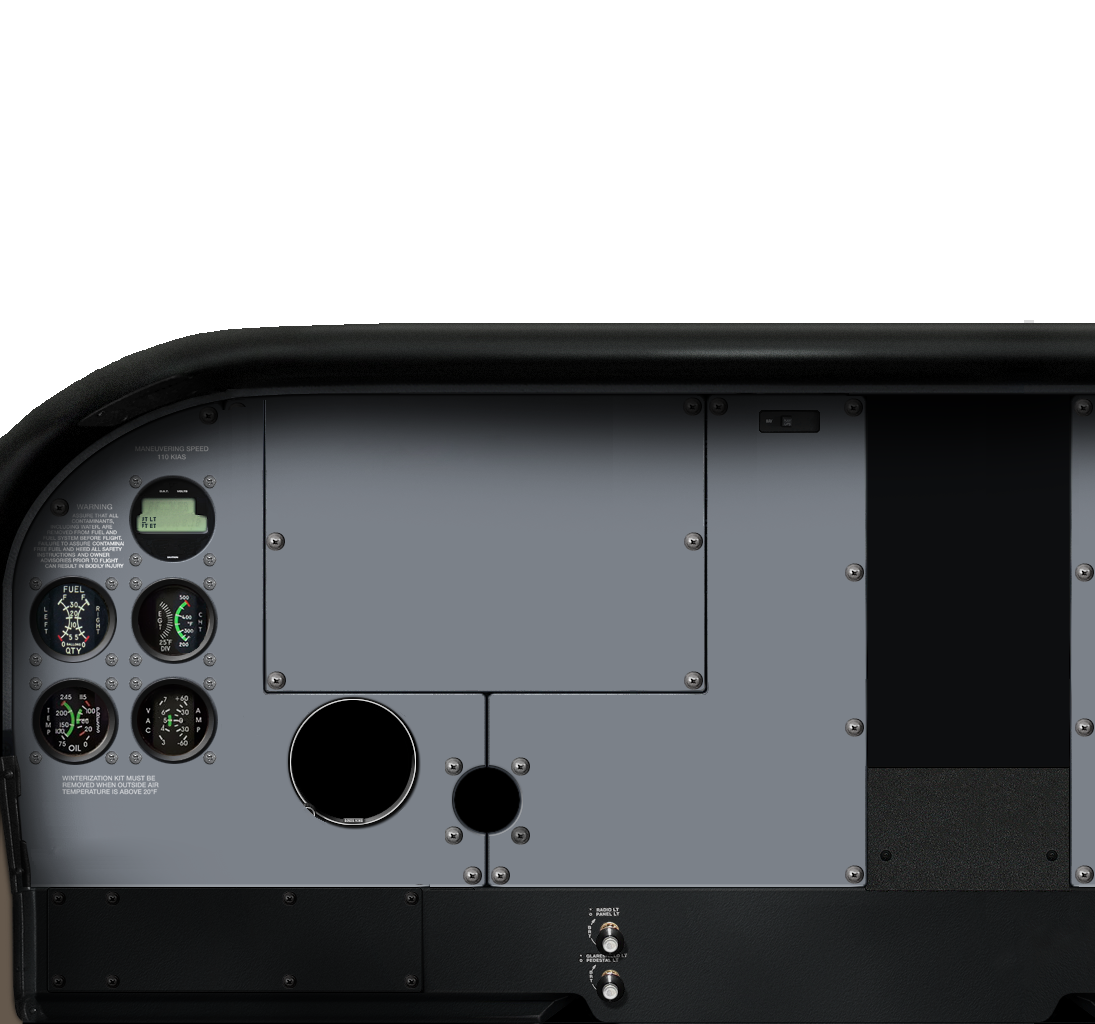
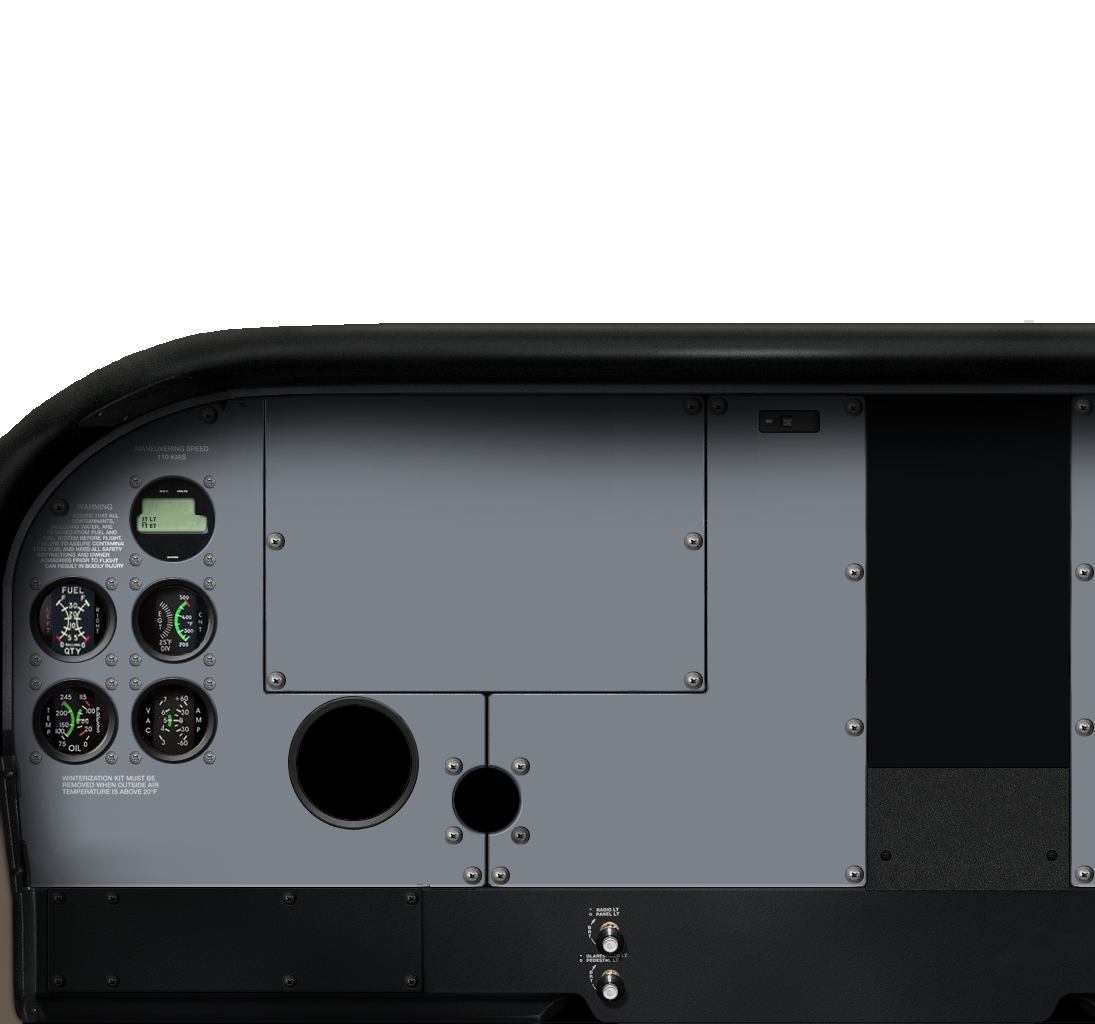
Two versions of the same layered image (1095x1024). Layer-by-layer changes:
added layer "Layer 11" above "MP FF" over (288, 696, 419, 830)
hid "MP FF" over (286, 695, 421, 830)
added layer "Layer 12" above "Fuel" over (52, 583, 94, 656)
hid "Fuel", painted on it over (36, 566, 120, 655)
